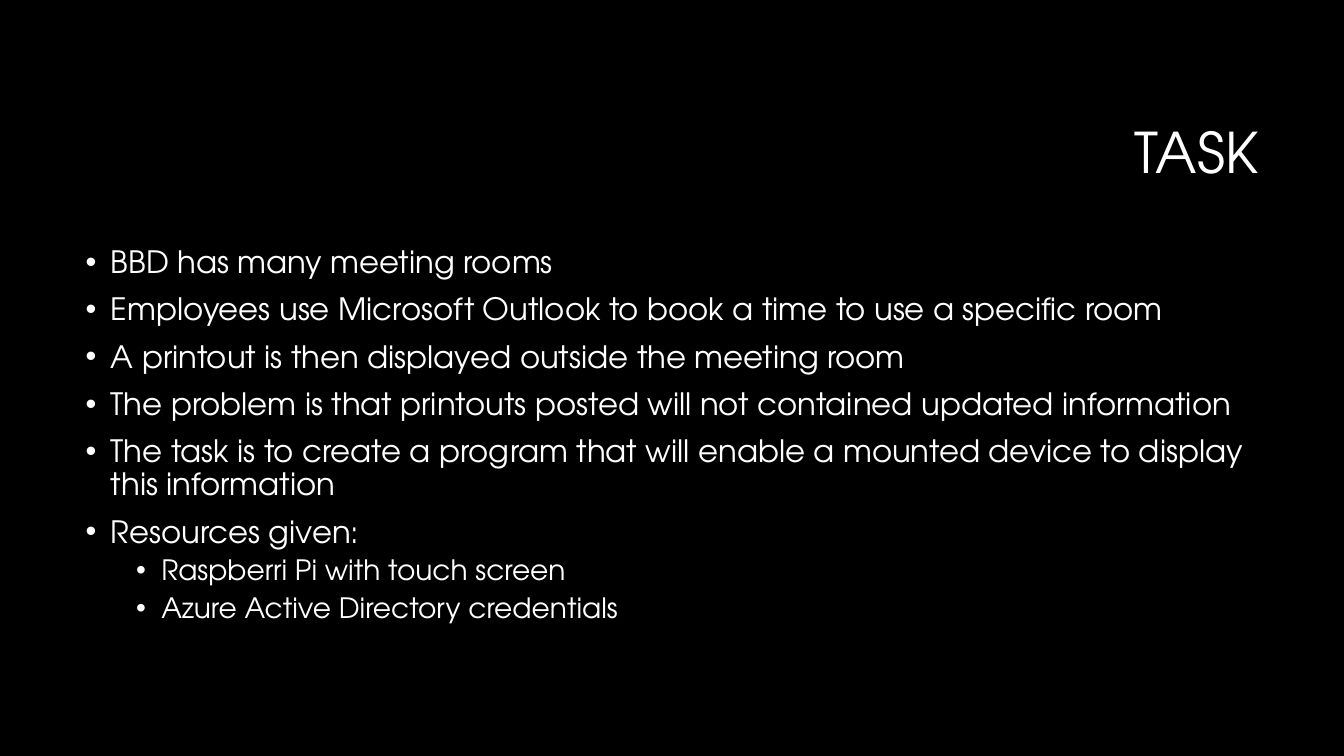
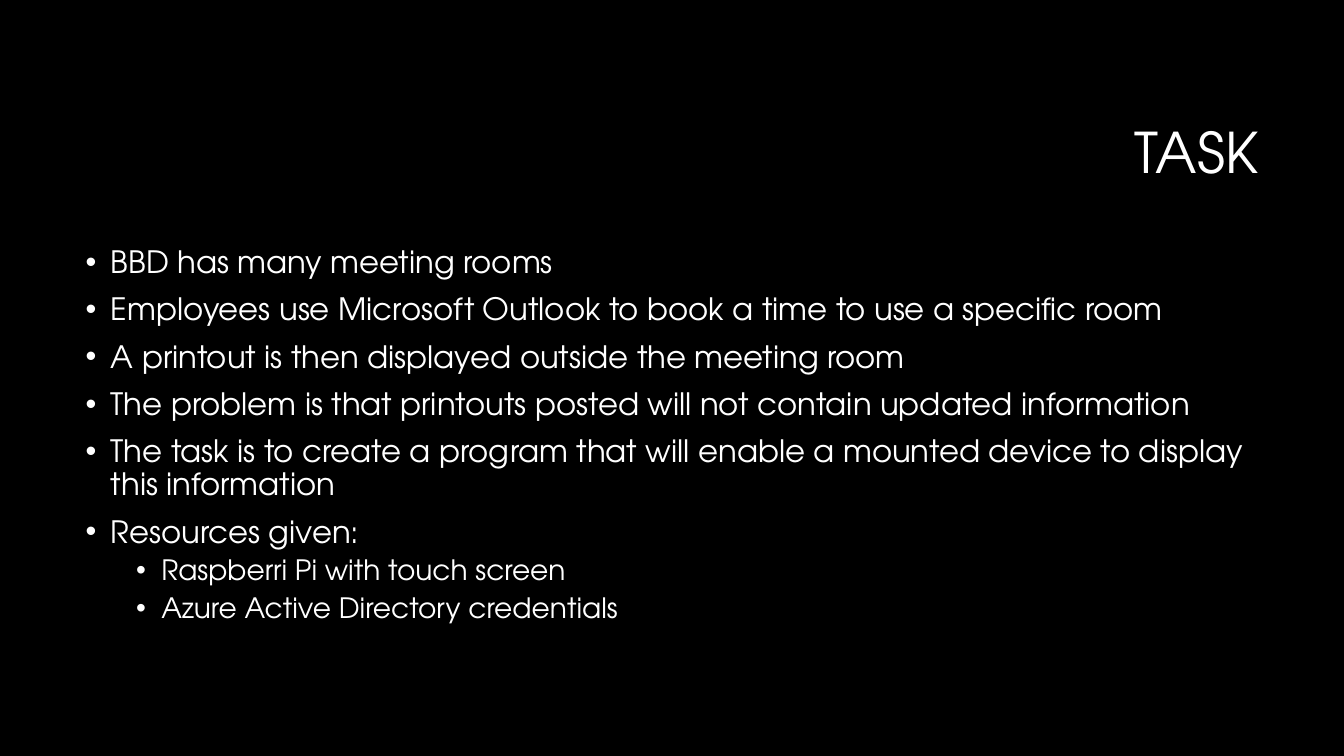
Before and after one commit to RobBas666/SlotMachineF, a slide deck: slide 3 of Presentation.pptx. Drawn at 1344x756 pixels with LibreOffice and Linux fonts; fonts in the diff are those of the drawing; background and template pictures are left out. Boxes give left, top, right and bottom in pixels: in the first picture for what was removed or moved away, otherwise in the second. Text is boxed around its words. In the diff, an @@ line names an element or a change of style, - is before the commit and + after.

Commit message:
Updated presentation

```diff
--- a/Presentation.pptx
+++ b/Presentation.pptx
@@ text at (111,392,1190,421): text changed @@
-• The problem is that printouts posted will not contained updated information
+• The problem is that printouts posted will not contain updated information
```
Also in this commit, not shown: 2 other slides changed.
